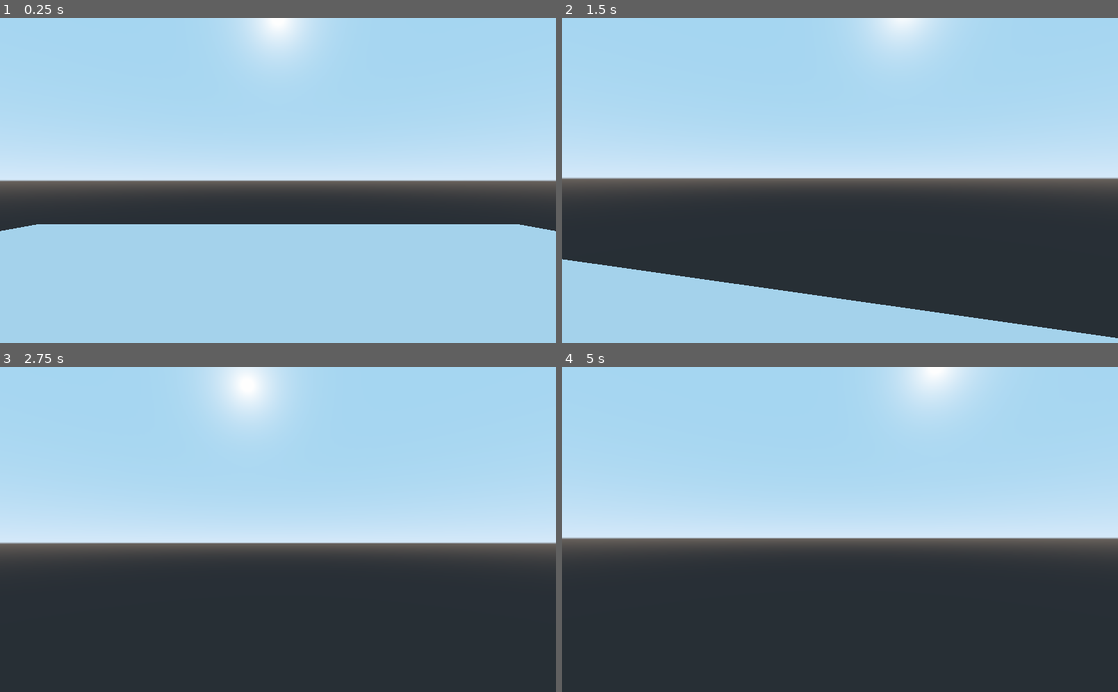
Above: before the commit, frames 1-4 (two rows, left to right).
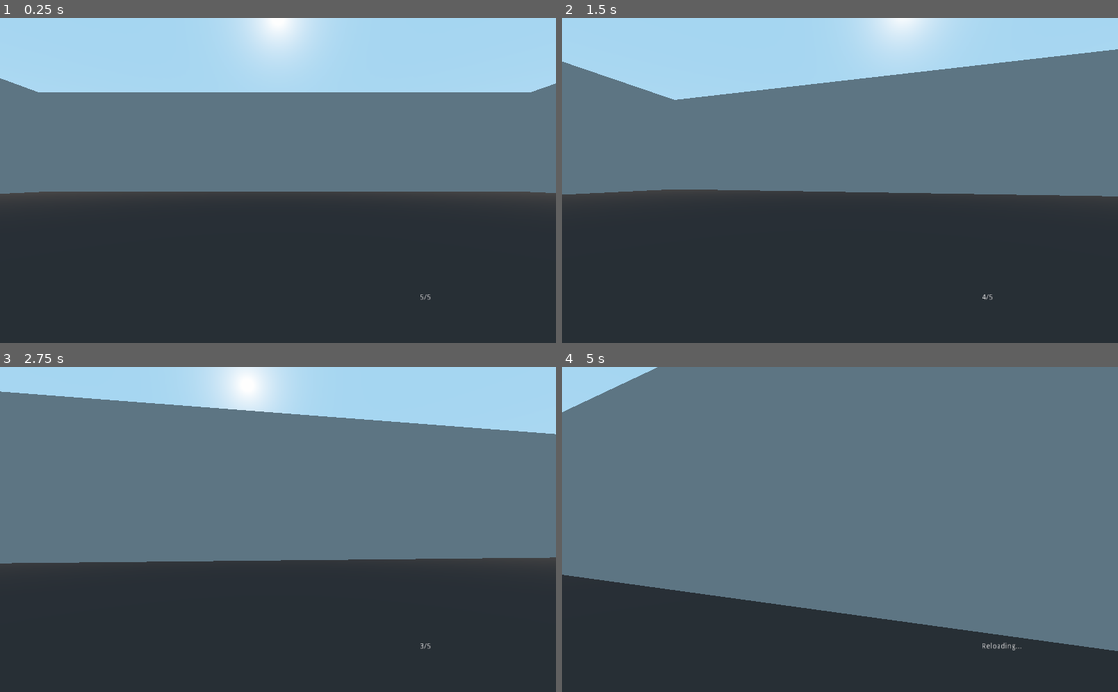
Above: after the commit, the same moments.

Repository: Robinthatdoesnotsuck/Godot-Aurea
Game: Godot game, scene res://scenes/World.tscn
Two runs of this game, one before a commit and one after it. Both use one fixed random seed, a clock stepped at 60 frames per second and the inputs below.
Inputs (mouse positions are in pixels of both pictures, inside the frame that each line leads up to):
- Up to frame 1 (0.25 s): no input
- Up to frame 2 (1.5 s): tap Enter (ui_accept) at 0.5 s; move the mouse to (867, 180) at 0.52 s; hold W (move_forward) from 0.53 s (still down); tap E (Interact, bound only after the commit) at 0.6 s; tap Space (jump) at 0.77 s; click (867, 180) at 0.8 s; move the mouse to (812, 180) at 1.27 s; click (812, 180) at 1.35 s
- Up to frame 3 (2.75 s): keep holding W (move_forward); tap Space (jump) at 1.52 s; tap E (Interact, bound only after the commit) at 1.55, 2.1 s; move the mouse to (289, 523) at 2.02 s; click (289, 523) at 2.3 s
- Up to frame 4 (5 s): keep holding W (move_forward); move the mouse to (834, 536) at 2.77 s; click (834, 536) at 2.85 s; tap Space (jump) at 3.02, 3.77, 4.52 s; tap E (Interact, bound only after the commit) at 3.05, 3.6, 4.55 s; move the mouse to (878, 532) at 3.52 s; click (878, 532) at 3.8 s; tap R (Reload, bound only after the commit) at 4.15 s; move the mouse to (795, 526) at 4.27 s; click (795, 526) at 4.35 s

The runs differ from the first frame. In frame 1, 67% of the frame differs, in the area x 0-100%, y 18-100%; in frame 2, 50%; in frame 3, 45%; in frame 4, 75%, in the area x 0-100%, y 0-88%.

Commit message:
modified the scenario

Diff:
--- /dev/null
+++ b/FPS_AUREA/Interactable/Interactable.gd
@@ -0,0 +1,9 @@
+extends Node
+
+class_name Interactable
+
+func get_interaction_text():
+	return "Interact"
+
+func interact():
+	print("Interacted with %s" % name)
--- /dev/null
+++ b/FPS_AUREA/Interactable/InteractableLightSwitch.gd
@@ -0,0 +1,22 @@
+extends Interactable
+
+export var light : NodePath
+export var on_by_default = true
+export var energy_when_on = 1
+export var energy_when_off = 0
+
+onready var light_node = get_node(light)
+onready var on = on_by_default
+
+func _ready():
+	set_light_energy()
+
+func get_interaction_text():
+	return "Switch Light OFF" if on else "Switch Light On"
+
+func interact():
+	on =! on
+	set_light_energy()
+
+func set_light_energy():
+	light_node.set_param(Light.PARAM_ENERGY, energy_when_on if on else energy_when_off)
--- /dev/null
+++ b/FPS_AUREA/Player/Interaction.gd
@@ -0,0 +1,34 @@
+extends RayCast
+
+var current_collider
+
+
+onready var interaction_label = get_node("/root/World/UI/InteractionLabel")
+
+func _ready():
+	set_interaction_text("")
+
+func _process(delta):
+	var collider = get_collider()
+
+	if is_colliding() and collider is Interactable:
+		if current_collider != collider:
+			set_interaction_text(collider.get_interaction_text())
+			current_collider = collider
+
+		if Input.is_action_just_pressed("Interact"):
+			collider.interact()
+			set_interaction_text(collider.get_interaction_text())
+	elif current_collider:
+		current_collider = null
+		set_interaction_text("")
+
+func set_interaction_text(text):
+	if !text:
+		interaction_label.set_text("")
+		interaction_label.set_visible(false)
+	else:
+		## this gives us the key of the interact input setting
+		var interact_key = OS.get_scancode_string(InputMap.get_action_list("Interact")[0].scancode)
+		interaction_label.set_text("Press %s to %s" % [interact_key, text])
+		interaction_label.set_visible(true)
--- a/FPS_AUREA/Player/Player.tscn
+++ b/FPS_AUREA/Player/Player.tscn
@@ -1,6 +1,8 @@
-[gd_scene load_steps=4 format=2]
+[gd_scene load_steps=6 format=2]
 
 [ext_resource path="res://Player/Player.gd" type="Script" id=1]
+[ext_resource path="res://Player/Shotgun.gd" type="Script" id=2]
+[ext_resource path="res://Player/Interaction.gd" type="Script" id=3]
 
 [sub_resource type="CapsuleShape" id=1]
 radius = 0.75
@@ -22,7 +24,23 @@
 
 [node name="Camera" type="Camera" parent="Head"]
 
+[node name="RayCast" type="RayCast" parent="Head/Camera"]
+enabled = true
+cast_to = Vector3( 0, 0, -100 )
+
+[node name="InteractionRayCast" type="RayCast" parent="Head/Camera"]
+enabled = true
+cast_to = Vector3( 0, 0, -2 )
+collision_mask = 3
+script = ExtResource( 3 )
+
 [node name="MeshInstance" type="MeshInstance" parent="."]
 transform = Transform( 1, 0, 0, 0, -1.62921e-07, -1, 0, 1, -1.62921e-07, 0, 0, 0 )
 mesh = SubResource( 2 )
 material/0 = null
+
+[node name="Weapon" type="Node" parent="."]
+script = ExtResource( 2 )
+fire_rate = 1.0
+clip_size = 5
+reload_rate = 5
--- /dev/null
+++ b/FPS_AUREA/Player/Shotgun.gd
@@ -0,0 +1,7 @@
+extends Weapon
+
+export var fire_range = 10
+
+
+func _ready():
+	raycast.cast_to = Vector3(0, 0, -fire_range)
--- /dev/null
+++ b/FPS_AUREA/Player/Weapon.gd
@@ -0,0 +1,50 @@
+extends Node
+class_name Weapon
+export var fire_rate = 0.5
+export var clip_size = 0
+export var reload_rate = 3
+onready var raycast = $"../Head/Camera/RayCast"
+onready var ammo_label = $"/root/World/UI/Label"
+var current_ammo = 0
+var can_fire = true
+var reloading = false
+
+func _ready():
+	current_ammo = clip_size
+func _process(delta):
+	if reloading:
+		ammo_label.set_text("Reloading...")
+	else:
+		ammo_label.set_text("%d/%d" % [current_ammo, clip_size])
+	if Input.is_action_just_pressed("primary_fire") and can_fire:
+		# we fire fire ratatatat
+		if current_ammo > 0 and not reloading:
+			fire()
+
+		elif not reloading :
+			reload()
+	if Input.is_action_just_pressed("Reload") and not reloading:
+		reload()
+
+func check_collision():
+	if raycast.is_colliding():
+		var collider = raycast.get_collider()
+		if collider.is_in_group("Enemies"):
+			collider.queue_free()
+			print("Killed" + collider.name)
+
+func fire():
+	print("Fired Weapon")
+	can_fire = false
+	current_ammo -= 1
+	check_collision()
+	yield(get_tree().create_timer(fire_rate), "timeout")
+	can_fire = true
+
+func reload():
+	print("Reloading")
+	reloading = true
+	yield(get_tree().create_timer(reload_rate), "timeout")
+	current_ammo = clip_size
+	reloading = false
+	print("Reload complete")
--- a/FPS_AUREA/default_env.tres
+++ b/FPS_AUREA/default_env.tres
@@ -5,3 +5,4 @@
 [resource]
 background_mode = 2
 background_sky = SubResource( 1 )
+ambient_light_energy = 0.51
--- a/FPS_AUREA/project.godot
+++ b/FPS_AUREA/project.godot
@@ -8,9 +8,20 @@
 
 config_version=4
 
-_global_script_classes=[  ]
+_global_script_classes=[ {
+"base": "Node",
+"class": "Interactable",
+"language": "GDScript",
+"path": "res://Interactable/Interactable.gd"
+}, {
+"base": "Node",
+"class": "Weapon",
+"language": "GDScript",
+"path": "res://Player/Weapon.gd"
+} ]
 _global_script_class_icons={
-
+"Interactable": "",
+"Weapon": ""
 }
 
 [application]
@@ -46,6 +57,21 @@
 "events": [ Object(InputEventKey,"resource_local_to_scene":false,"resource_name":"","device":0,"alt":false,"shift":false,"control":false,"meta":false,"command":false,"pressed":false,"scancode":32,"unicode":0,"echo":false,"script":null)
  ]
 }
+primary_fire={
+"deadzone": 0.5,
+"events": [ Object(InputEventMouseButton,"resource_local_to_scene":false,"resource_name":"","device":0,"alt":false,"shift":false,"control":false,"meta":false,"command":false,"button_mask":0,"position":Vector2( 0, 0 ),"global_position":Vector2( 0, 0 ),"factor":1.0,"button_index":1,"pressed":false,"doubleclick":false,"script":null)
+ ]
+}
+Reload={
+"deadzone": 0.5,
+"events": [ Object(InputEventKey,"resource_local_to_scene":false,"resource_name":"","device":0,"alt":false,"shift":false,"control":false,"meta":false,"command":false,"pressed":false,"scancode":82,"unicode":0,"echo":false,"script":null)
+ ]
+}
+Interact={
+"deadzone": 0.5,
+"events": [ Object(InputEventKey,"resource_local_to_scene":false,"resource_name":"","device":0,"alt":false,"shift":false,"control":false,"meta":false,"command":false,"pressed":false,"scancode":69,"unicode":0,"echo":false,"script":null)
+ ]
+}
 
 [rendering]
 
--- a/FPS_AUREA/scenes/World.tscn
+++ b/FPS_AUREA/scenes/World.tscn
@@ -1,22 +1,168 @@
-[gd_scene load_steps=4 format=2]
+[gd_scene load_steps=9 format=2]
 
 [ext_resource path="res://Player/Player.tscn" type="PackedScene" id=1]
+[ext_resource path="res://Interactable/InteractableLightSwitch.gd" type="Script" id=2]
+[ext_resource path="res://default_env.tres" type="Environment" id=3]
 
 [sub_resource type="CubeMesh" id=1]
 
 [sub_resource type="ConcavePolygonShape" id=2]
 data = PoolVector3Array( -1, 1, 1, 1, 1, 1, -1, -1, 1, 1, 1, 1, 1, -1, 1, -1, -1, 1, 1, 1, -1, -1, 1, -1, 1, -1, -1, -1 …(284 unchanged characters)…
 
+[sub_resource type="SpatialMaterial" id=3]
+albedo_color = Color( 0.972549, 0, 0, 1 )
+
+[sub_resource type="SphereMesh" id=4]
+
+[sub_resource type="SphereShape" id=5]
+
 [node name="World" type="Spatial"]
 
 [node name="Player" parent="." instance=ExtResource( 1 )]
+transform = Transform( 1, 0, 0, 0, 1, 0, 0, 0, 1, 0, 0.497517, 0 )
 
 [node name="Ground" type="MeshInstance" parent="."]
-transform = Transform( 12.4645, 0, 0, 0, 1, 0, 0, 0, 11.9932, 0, -3.16348, 0 )
+transform = Transform( 60.1253, 0, 0, 0, 1, 0, 0, 0, 60.809, 1.93828, -1.98762, 2.90192 )
+visible = false
 mesh = SubResource( 1 )
 material/0 = null
 
 [node name="StaticBody" type="StaticBody" parent="Ground"]
+visible = false
 
 [node name="CollisionShape" type="CollisionShape" parent="Ground/StaticBody"]
 shape = SubResource( 2 )
+
+[node name="Ground2" type="MeshInstance" parent="."]
+transform = Transform( 60.1253, 0, 0, 0, 1, 0, 0, 0, 60.809, 1.93828, -1.98762, 2.90192 )
+visible = false
+mesh = SubResource( 1 )
+material/0 = null
+
+[node name="StaticBody" type="StaticBody" parent="Ground2"]
+
+[node name="CollisionShape" type="CollisionShape" parent="Ground2/StaticBody"]
+shape = SubResource( 2 )
+
+[node name="Wall" type="MeshInstance" parent="."]
+transform = Transform( 67.423, 0, 0, 0, -1.62921e-07, -11.9932, 0, 1, -1.95394e-06, 1.93828, 10.5177, 63.0616 )
+mesh = SubResource( 1 )
+material/0 = null
+
+[node name="StaticBody" type="StaticBody" parent="Wall"]
+
+[node name="CollisionShape" type="CollisionShape" parent="Wall/StaticBody"]
+shape = SubResource( 2 )
+
+[node name="Wall2" type="MeshInstance" parent="."]
+transform = Transform( 67.423, 0, 0, 0, -1.62921e-07, -11.9932, 0, 1, -1.95394e-06, 1.93828, 10.5177, -56.9846 )
+mesh = SubResource( 1 )
+material/0 = null
+
+[node name="StaticBody" type="StaticBody" parent="Wall2"]
+
+[node name="CollisionShape" type="CollisionShape" parent="Wall2/StaticBody"]
+shape = SubResource( 2 )
+
+[node name="Wall3" type="MeshInstance" parent="."]
+transform = Transform( -1.09846e-05, 1, -1.95394e-06, 0, -1.62921e-07, -11.9932, -67.423, -1.62921e-07, 3.18337e-13, -58.5937, 10.5177, -2.01846 )
+mesh = SubResource( 1 )
+material/0 = null
+
+[node name="StaticBody" type="StaticBody" parent="Wall3"]
+
+[node name="CollisionShape" type="CollisionShape" parent="Wall3/StaticBody"]
+shape = SubResource( 2 )
+
+[node name="Wall4" type="MeshInstance" parent="."]
+transform = Transform( -1.09846e-05, 1, -1.95394e-06, 0, -1.62921e-07, -11.9932, -67.423, -1.62921e-07, 3.18337e-13, 61.7288, 10.5177, -2.01846 )
+mesh = SubResource( 1 )
+material/0 = null
+
+[node name="StaticBody" type="StaticBody" parent="Wall4"]
+
+[node name="CollisionShape" type="CollisionShape" parent="Wall4/StaticBody"]
+shape = SubResource( 2 )
+
+[node name="LightSwitch" type="MeshInstance" parent="."]
+transform = Transform( 1, 0, 0, 0, -4.37114e-08, -1, 0, 1, -4.37114e-08, -0.814481, 1.09574, 11.3792 )
+mesh = SubResource( 1 )
+material/0 = SubResource( 3 )
+
+[node name="StaticBody" type="StaticBody" parent="LightSwitch"]
+collision_layer = 2
+script = ExtResource( 2 )
+light = NodePath("../../SpotLight")
+on_by_default = false
+
+[node name="CollisionShape" type="CollisionShape" parent="LightSwitch/StaticBody"]
+shape = SubResource( 2 )
+
+[node name="Enemy" type="StaticBody" parent="." groups=[
+"Enemies",
+]]
+transform = Transform( 1, 0, 0, 0, 1, 0, 0, 0, 1, 7.69855, 0, 0 )
+
+[node name="MeshInstance" type="MeshInstance" parent="Enemy"]
+mesh = SubResource( 4 )
+material/0 = null
+
+[node name="CollisionShape" type="CollisionShape" parent="Enemy"]
+shape = SubResource( 5 )
+
+[node name="Enemy3" type="StaticBody" parent="." groups=[
+"Enemies",
+]]
+transform = Transform( 1, 0, 0, 0, 1, 0, 0, 0, 1, -8.08439, 0, 0 )
+
+[node name="MeshInstance" type="MeshInstance" parent="Enemy3"]
+mesh = SubResource( 4 )
+material/0 = null
+
+[node name="CollisionShape" type="CollisionShape" parent="Enemy3"]
+shape = SubResource( 5 )
+
+[node name="Enemy2" type="StaticBody" parent="." groups=[
+"Enemies",
+]]
+transform = Transform( 1, 0, 0, 0, 1, 0, 0, 0, 1, 0, 0, 6.30754 )
+
+[node name="MeshInstance" type="MeshInstance" parent="Enemy2"]
+mesh = SubResource( 4 )
+material/0 = null
+
+[node name="CollisionShape" type="CollisionShape" parent="Enemy2"]
+shape = SubResource( 5 )
+
+[node name="UI" type="Control" parent="."]
+anchor_right = 1.0
+anchor_bottom = 1.0
+__meta__ = {
+"_edit_use_anchors_": false
+}
+
+[node name="Label" type="Label" parent="UI"]
+anchor_left = 1.0
+anchor_top = 1.0
+anchor_right = 1.0
+anchor_bottom = 1.0
+margin_left = -251.0
+margin_top = -91.0
+text = "Ammo:
+5/5"
+
+[node name="InteractionLabel" type="Label" parent="UI"]
+anchor_top = 1.0
+anchor_right = 1.0
+anchor_bottom = 1.0
+margin_top = -36.0
+text = "Press E to interact"
+align = 1
+
+[node name="SpotLight" type="SpotLight" parent="."]
+transform = Transform( 1, 0, 0, 0, 0.0311491, 0.999515, 0, -0.999515, 0.0311491, 0.375363, 12.4368, 0.888153 )
+spot_range = 21.2741
+spot_angle = 52.3912
+
+[node name="WorldEnvironment" type="WorldEnvironment" parent="."]
+environment = ExtResource( 3 )
